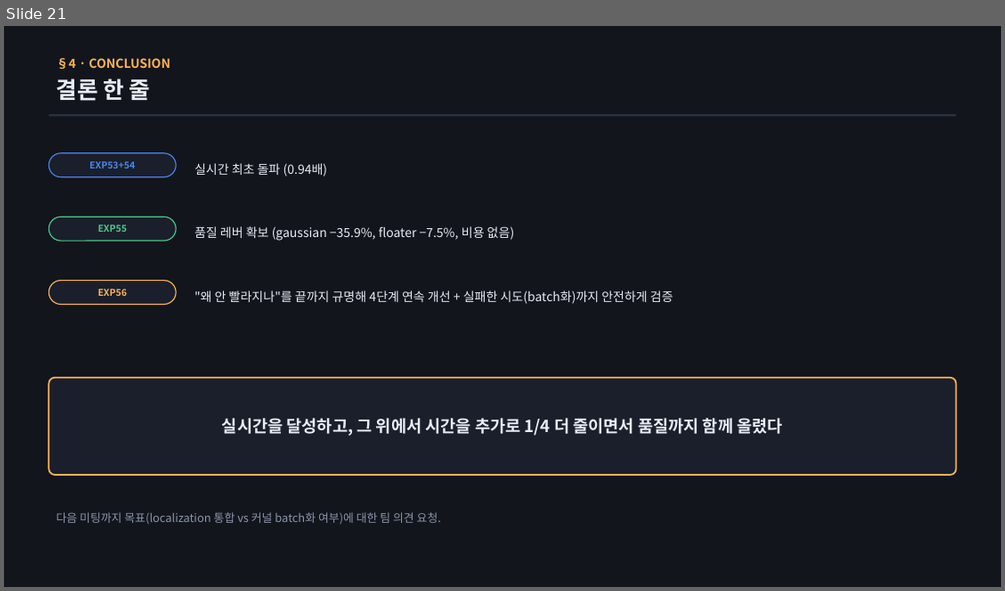
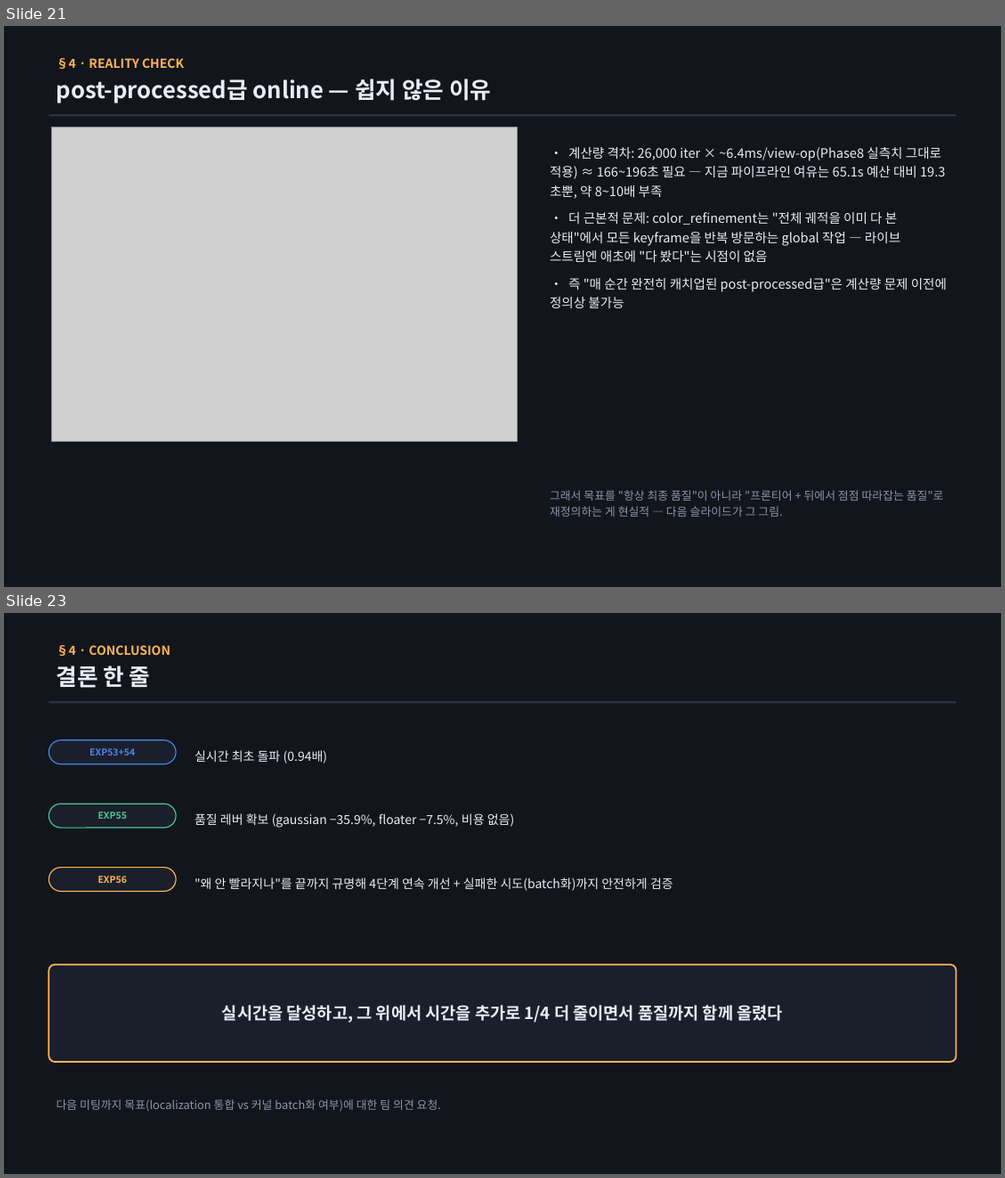
Before and after one commit to sawo0150/gs_floaterLab, a slide deck: context/ppt/ppt0727/vigs_realtime_journey_0727.pptx. Shown one above the other, each under a label of ours: slide 21 before the commit, slides 21 and 23 after it; the slides between them are not shown. The pictures are 1005x591 and 1005x1178 pixels, drawn with LibreOffice and Linux fonts; fonts in the diff are those of the drawing; grey boxes stand for pictures. Boxes give left, top, right and bottom in pixels: in the first picture for what was removed or moved away, otherwise in the second. Text is boxed around its words. In the diff, an @@ line names an element or a change of style, - is before the commit and + after.

```diff
--- a/context/ppt/ppt0727/vigs_realtime_journey_0727.pptx
+++ b/context/ppt/ppt0727/vigs_realtime_journey_0727.pptx
@@ slide 21 added at box(4, 26, 1001, 587), background #FFFFFF @@
@@ rectangle added at box(4, 26, 1001, 587), fill #12151C @@
@@ text added at box(57, 58, 184, 69), 12 pt, text #FFB454, bold @@
+§4 · REALITY CHECK
@@ text added at box(57, 79, 491, 103), 22 pt, text #E8ECF4, bold @@
+post-processed급 online — 쉽지 않은 이유
@@ rectangle added at box(48, 114, 956, 117), fill #2A3242 @@
@@ picture added at box(52, 127, 518, 441) @@
@@ text added at box(550, 147, 947, 308), 12.5 pt, text #E8ECF4 @@
+• 계산량 격차: 26,000 iter × ~6.4ms/view-op(Phase8 실측치 그대로 적용) ≈ 166~196초 필요 — 지금 파이프라인 여유는 65.1s 예산 대비 19.3초뿐, 약 8~10배 부족
+• 더 근본적 문제: color_refinement는 "전체 궤적을 이미 다 본 상태"에서 모든 keyframe을 반복 방문하는 global 작업 — 라이브 스트림엔 애초에 "다 봤다"는 시점이 없음
+• 즉 "매 순간 완전히 캐치업된 post-processed급"은 계산량 문제 이전에 정의상 불가능
@@ text added at box(550, 490, 944, 516), 11 pt, text #8B95AB @@
+그래서 목표를 "항상 최종 품질"이 아니라 "프론티어 + 뒤에서 점점 따라잡는 품질"로 재정의하는 게 현실적 — 다음 슬라이드가 그 그림.
@@ what was slide 21 is now slide 23 @@
```
Also in this commit, not shown: 1 slide changed, 1 other slide added, 5 other files.
